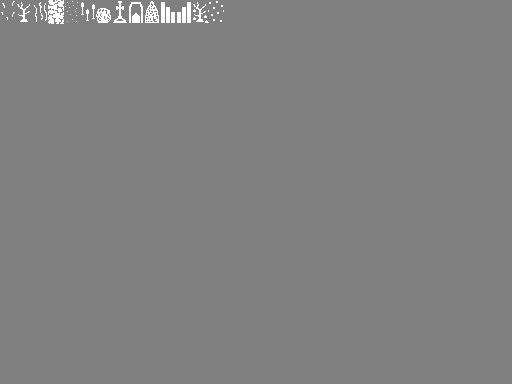
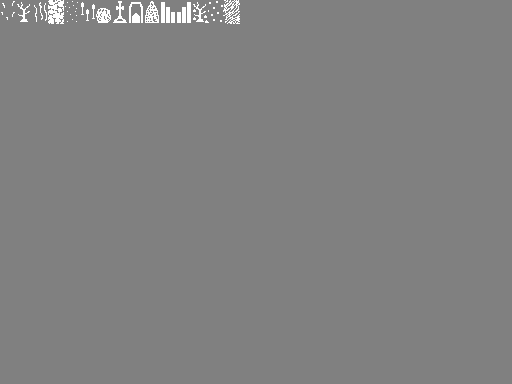
Revision of a layered 512×384 image; what changed, layer by layer:
painted on "Background" over [223, 0, 240, 24]
